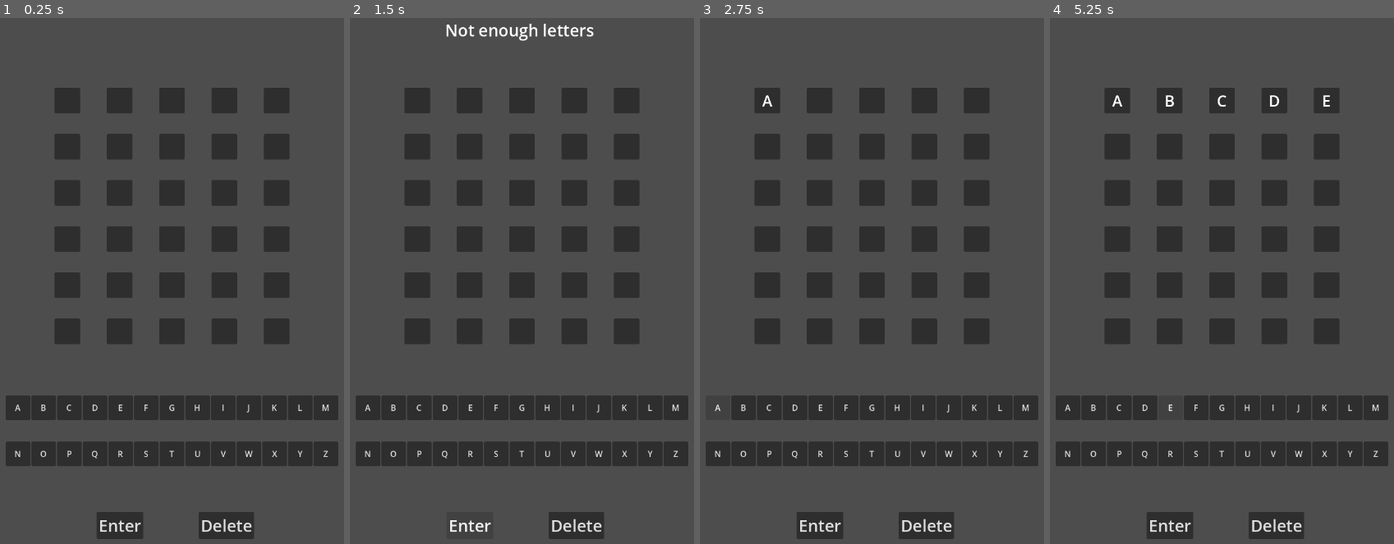
Above: before the commit, frames 1-4 (left to right).
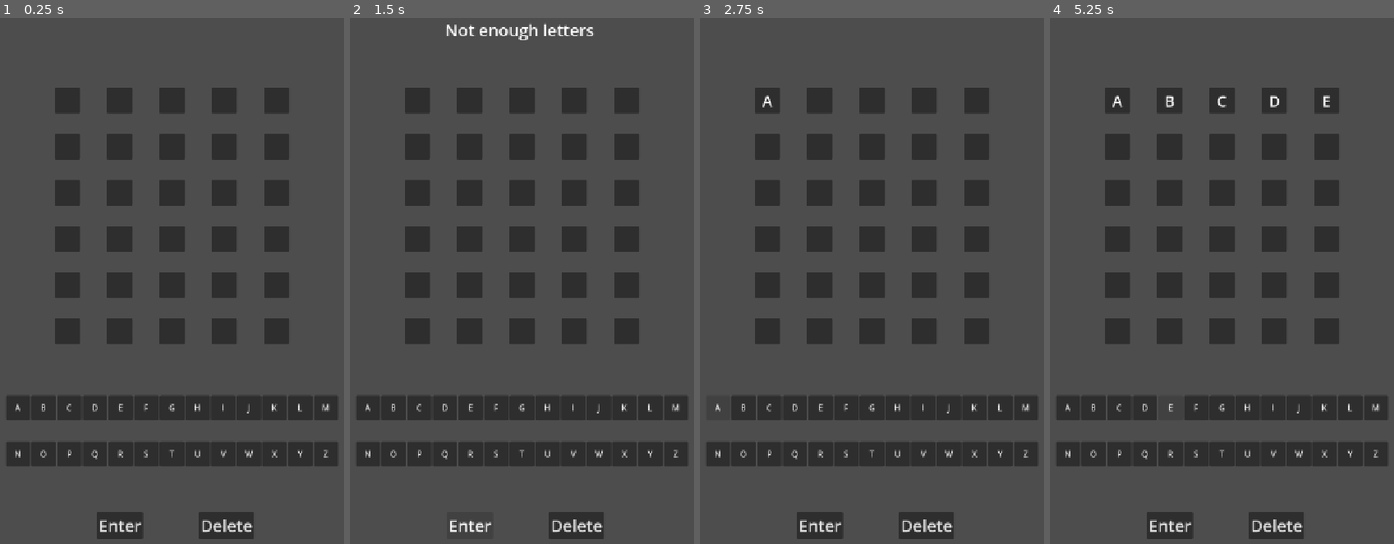
Above: after the commit, the same moments.

Repository: 4lugo7/wordle-godot
Game: Godot game, scene res://main.tscn
The game is run twice, just before and just after one commit, with the same random seed, the same clock (stepped at 60 frames per second) and the same inputs.
Inputs:
- Up to frame 1 (0.25 s): no input
- Up to frame 2 (1.5 s): click "Enter" at 0.5 s; click "Enter" at 1.25 s
- Up to frame 3 (2.75 s): click "A" at 2 s
- Up to frame 4 (5.25 s): click "B" at 2.75 s; click "C" at 3.5 s; click "D" at 4.25 s; click "E" at 5 s

The runs differ from the first frame. In frame 1, 0.6% of the frame differs, in the area x 1-96%, y 13-98%; in frame 2, 1.0%, in the area x 1-96%, y 0-98%; in frame 3, 0.7%; in frame 4, 0.8%.

Commit message:
DONE
so it seems

Diff:
--- a/main.gd
+++ b/main.gd
@@ -15,6 +15,7 @@
 var alphabet : Array[String] = []
 var posx = 0
 var posy = 0
+var already_pressed = false
 
 func load_allowed_five_letter_words():
 	return FileAccess.get_file_as_string("res://materials/valid-wordle-words.txt").split("\n")
@@ -69,6 +70,7 @@
 			pnl.size = Vector2(50, 50)
 			pnl.position.x = 135 + 102 * x
 			pnl.position.y = 200 + 90 * y
+			pnl.clip_contents = true
 
 			lbl.add_theme_font_size_override("font_size", 30)
 			lbl.size = pnl.size
@@ -83,7 +85,7 @@
 	if Input.is_action_just_pressed('ui_text_backspace'):
 		delete_pressed()
 
-#dsdsd
+
 func _input(event: InputEvent) -> void:
 	if event is InputEventKey and event.keycode in range(65, 91):
 		if event.pressed:
@@ -152,7 +154,7 @@
 
 func enter_pressed():
 	if posy < 6:
-		if posx == 5:
+		if posx == 5 and not already_pressed:
 			var used_letter = []
 			var duplicate_letter = has_duplicate(word)
 			var pnls_array = panels.get_children()
@@ -162,6 +164,8 @@
 
 			if allowed_words.has(entered_word):
 				for i in range(5):
+					if i == 0:
+						already_pressed = true
 					# flip_animation
 					var tween = await flip_animation(pnls_array[i + 5 * posy], 0)
 					await tween.finished
@@ -191,6 +195,7 @@
 
 				posx = 0
 				posy += 1
+				already_pressed = false
 
 			else:
 				print('not a valid word')
@@ -206,7 +211,8 @@
 				restart.visible = true
 
 		else:
-			too_short.visible = true
+			if not already_pressed:
+				too_short.visible = true
 
 
 func has_duplicate(word: Array) -> Array:
@@ -230,10 +236,20 @@
 	get_tree().reload_current_scene()
 
 func flip_animation(panel_i, size):
-	var tween1 = create_tween()
-	tween1.tween_property(panel_i, "size:y", size, 0.215)
-	await tween1.finished
-	var tween2 = create_tween()
-	tween2.tween_property(panel_i, "size:y", 50, 0.215)
-
-	return tween2
+	var tween_bottom1 = create_tween()
+	var tween_top1 = create_tween()
+	tween_bottom1.tween_property(panel_i, "size:y", size, 0.215)
+	tween_top1.tween_property(panel_i, "position:y", panel_i.position.y + 50/2, 0.215)
+
+	await tween_bottom1.finished
+	await tween_top1.finished
+
+	var tween_bottom2 = create_tween()
+	var tween_top2 = create_tween()
+	tween_bottom2.tween_property(panel_i, "size:y", 50, 0.215)
+	tween_top2.tween_property(panel_i, "position:y", panel_i.position.y - 50/2, 0.215)
+
+	return tween_top2
+
+func set_font_size(label_i, value):
+	label_i.add_theme_font_size_override("font_size", value)
--- a/project.godot
+++ b/project.godot
@@ -19,7 +19,7 @@
 
 window/size/viewport_width=720
 window/size/viewport_height=1280
-window/stretch/mode="viewport"
+window/stretch/mode="canvas_items"
 
 [physics]
 
